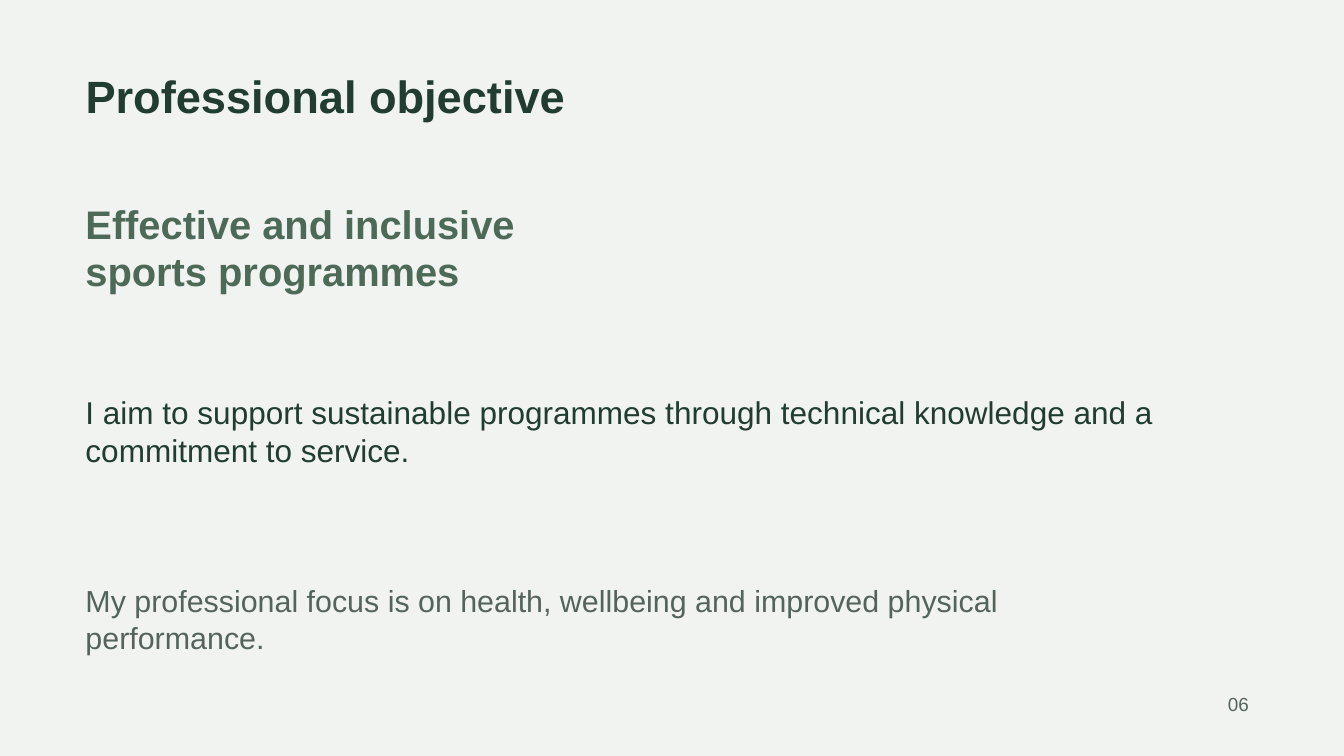
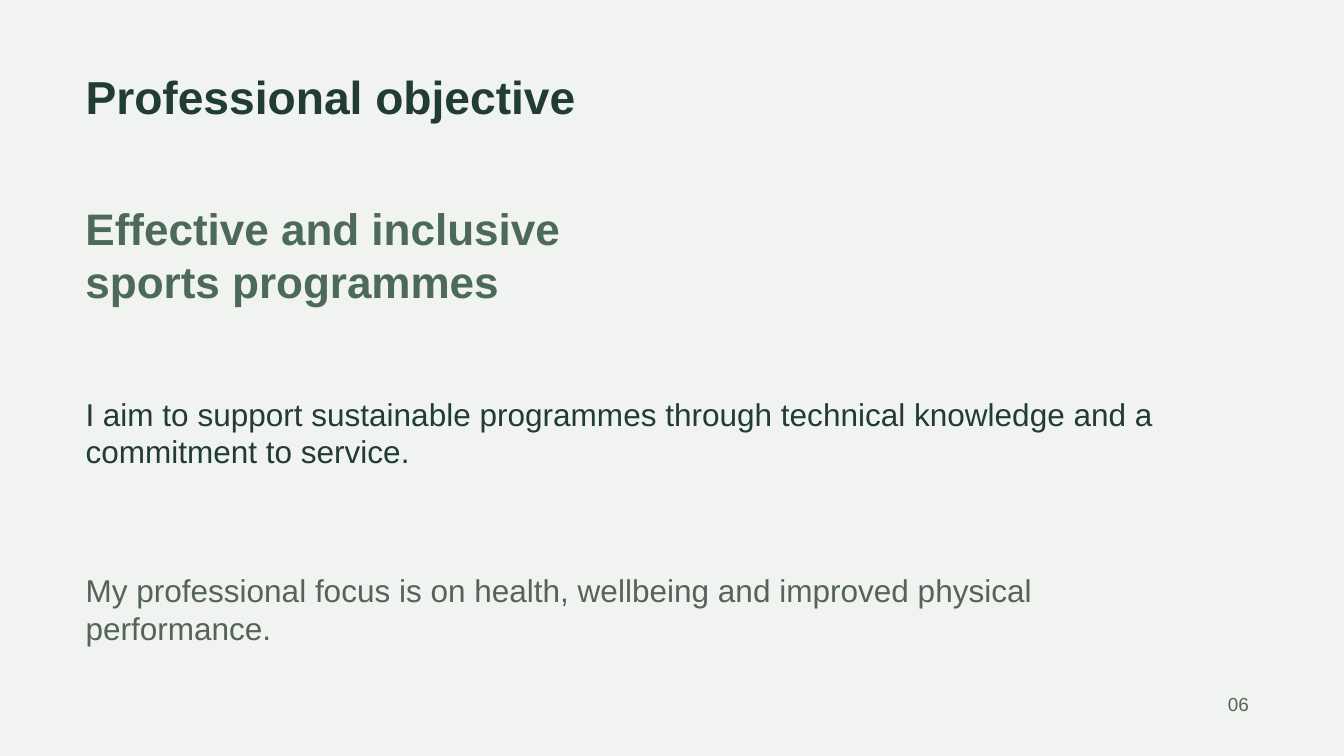
Before and after one commit to Raymonchu48/human-systems-performance, a slide deck: slide 6 of en/assets/Perfil_Deportivo_Ramon_Curbalan_Vega.pptx. Drawn at 1344x756 pixels with LibreOffice and Linux fonts; fonts in the diff are those of the drawing. Boxes give left, top, right and bottom in pixels: in the first picture for what was removed or moved away, otherwise in the second. Text is boxed around its words. In the diff, an @@ line names an element or a change of style, - is before the commit and + after.

Commit message:
Restore original Spanish document and deck designs in the English edition
Preserve original artwork, page geometry, colours and typography; translate text in place. Restore contact artwork and FARMAGEND branding, and refresh document viewer URLs.

```diff
--- a/en/assets/Perfil_Deportivo_Ramon_Curbalan_Vega.pptx
+++ b/en/assets/Perfil_Deportivo_Ramon_Curbalan_Vega.pptx
@@ text "Professional objective" at (86, 80, 575, 123): size 32.2 to 33 pt @@
@@ text "Effective and inclusive" at (85, 213, 559, 306): size 28.5 to 31.5 pt @@
@@ text "My professional focus is on ...": place and size @@
-text "My professional focus is on ..." at (85, 590, 998, 655)
+text "My professional focus is on ..." at (86, 579, 1032, 646)
@@ text "My professional focus is on ..." at (86, 579, 1032, 646): size 21.8 to 22.5 pt @@
```
Also in this commit, not shown: 5 other slides changed, 32 other files.
